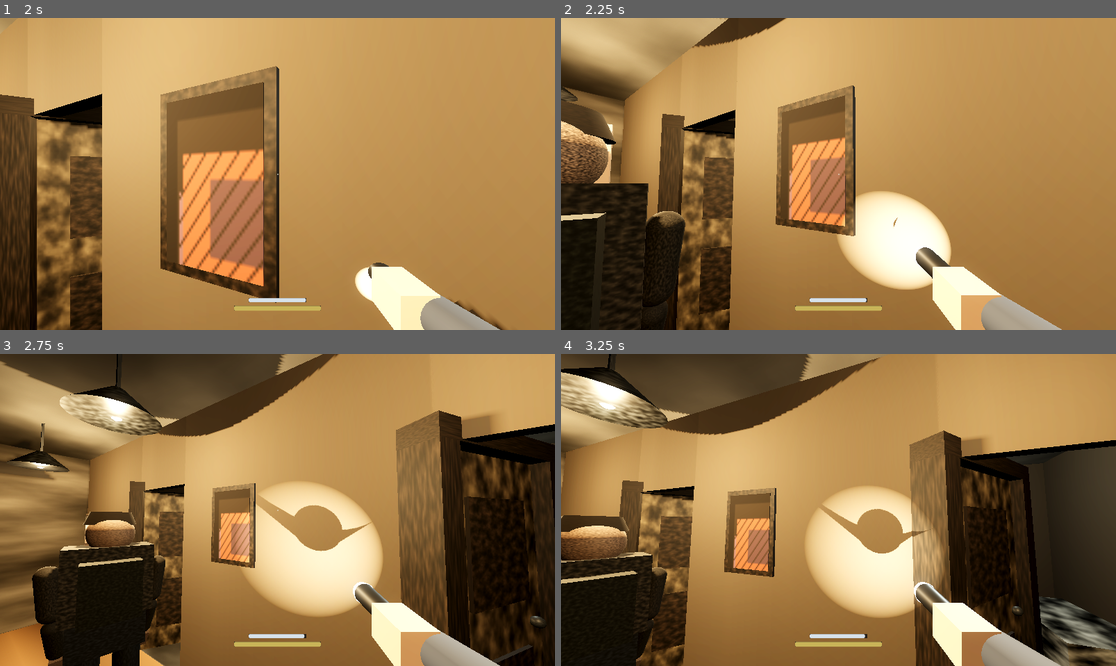
Above: before the commit, frames 1-4 (two rows, left to right).
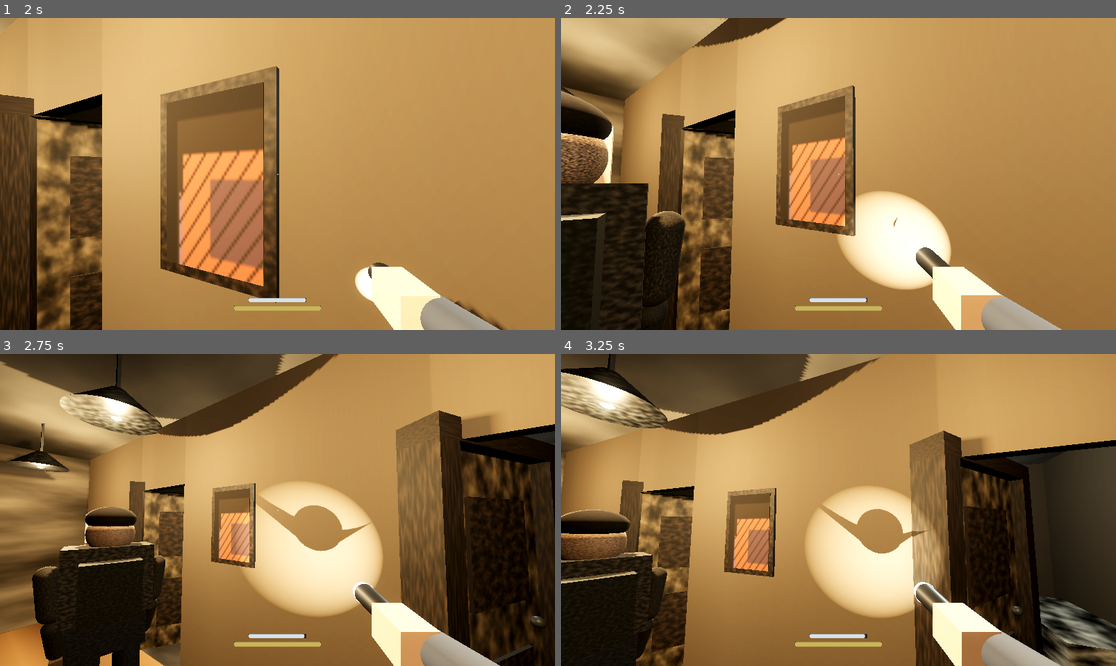
Above: after the commit, the same moments.

Repository: blastbeng/ProjectSpecterV2
Game: Godot game, scene res://scenes/boot.tscn
Same seed, same stepped clock (60 frames per second), same inputs: the game is played once before the commit and once after it.
Inputs (mouse positions are in pixels of both pictures, inside the frame that each line leads up to):
- Up to frame 1 (2 s): move the mouse to (399, 158) at 0.52 s; hold Right (ui_right) 0.53-1.25 s; tap Q at 0.6 s; click (399, 158) at 0.67 s; click "HOST MATCH" at 1.25 s
- Up to frame 2 (2.25 s): tap Enter (ui_accept) at 2 s; move the mouse to (810, 174) at 2.02 s; hold Up (ui_up) from 2.03 s (still down); tap Ctrl at 2.1 s
- Up to frame 3 (2.75 s): keep holding Up (ui_up); tap Enter (ui_accept) at 2.27 s
- Up to frame 4 (3.25 s): keep holding Up (ui_up); move the mouse to (849, 503) at 2.77 s; hold Shift from 2.78 s (still down)

Frame 1 is identical in both runs. In frame 2, 1.0% of the frame differs, in the area x 0-10%, y 23-65%; in frame 3, 0.5%; in frame 4, 0.8%.

Commit message:
avatar fix: face card proud of skull (z -0.132), hair as flattened dome so features read; test_avatar PASS

Diff:
--- a/scripts/entities/investigator_avatar.gd
+++ b/scripts/entities/investigator_avatar.gd
@@ -179,15 +179,17 @@
 	face.material_override = face_mat
 	# Avatar forward is -z (Godot look_at convention), so the face card sits
 	# proud of the skull on the -z side, rotated to face outward.
+	# Card must sit proud of the 0.115-radius skull or its pixels are hidden.
 	(face.mesh as BoxMesh).size = Vector3(0.225, 0.22, 0.03)
-	face.position = Vector3(0, 0.004, -0.102)
+	face.position = Vector3(0, 0.004, -0.132)
 	face.rotation.y = PI
 	_head.add_child(face)
-	var hair := _mesh(CylinderMesh.new(), _cloth(HAIR_C, 0.95))
-	(hair.mesh as CylinderMesh).top_radius = 0.098
-	(hair.mesh as CylinderMesh).bottom_radius = 0.126
-	(hair.mesh as CylinderMesh).height = 0.075
-	hair.position = Vector3(0, 0.088, -0.032)
+	# Hair as a flattened dome hugging the skull, always behind the face card.
+	var hair := _mesh(SphereMesh.new(), _cloth(HAIR_C, 0.95))
+	(hair.mesh as SphereMesh).radius = 0.117
+	(hair.mesh as SphereMesh).height = 0.234
+	hair.scale = Vector3(1.02, 0.62, 1.02)
+	hair.position = Vector3(0, 0.085, 0.012)
 	_head.add_child(hair)
 
 	# Arms and legs: pivot -> capsule child offset half-length down.
